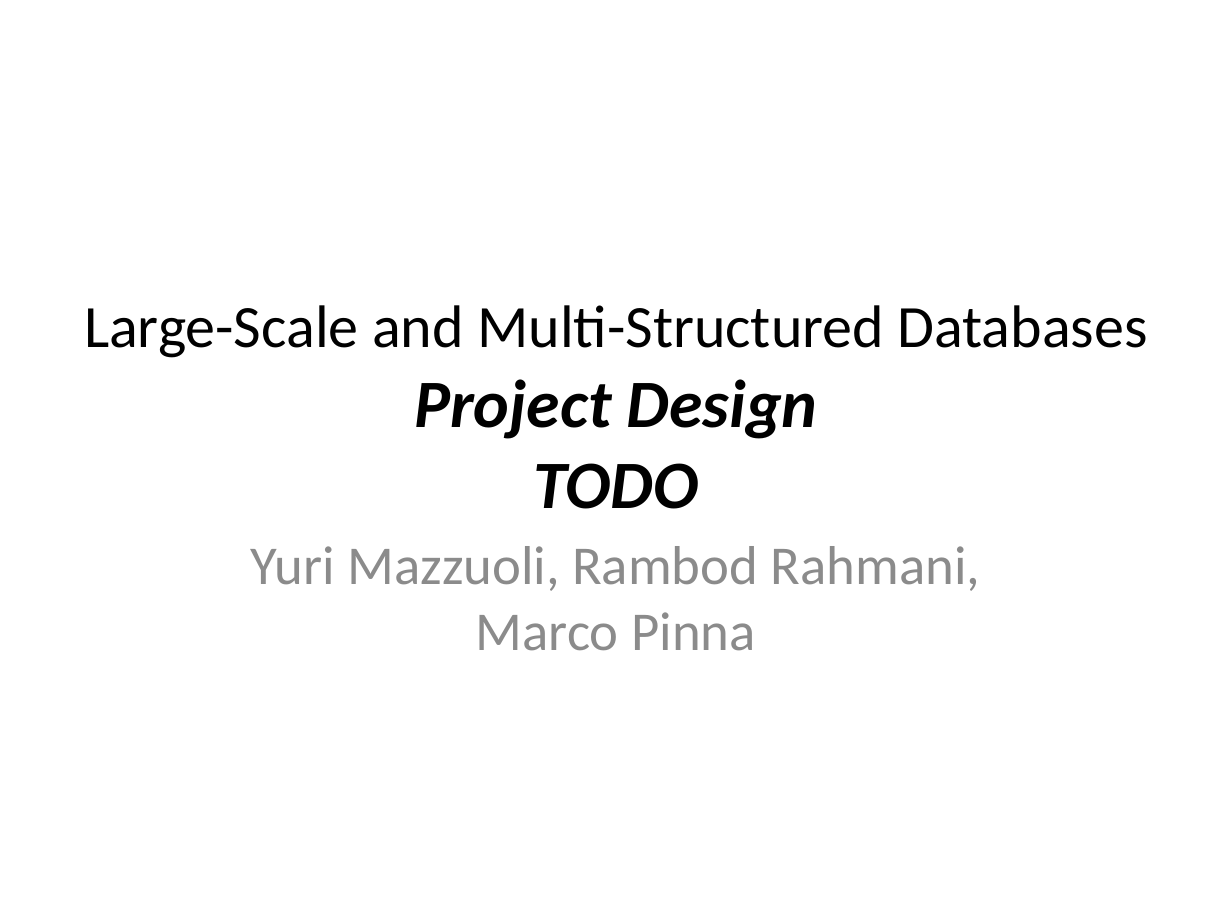
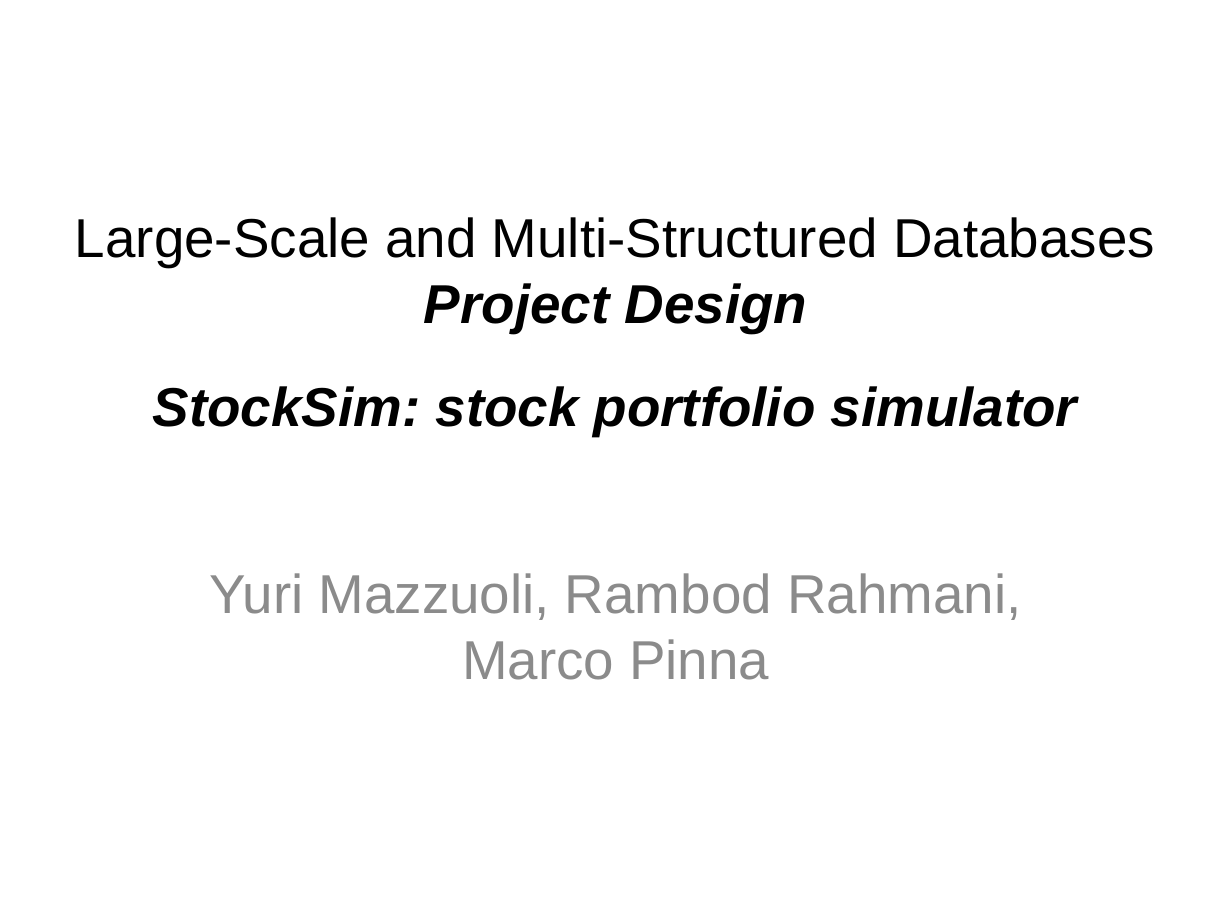
Before and after one commit to rambodrahmani/stocksim, a slide deck: slide 1 of documentation/stocksim_preliminary_presentation.pptx. Drawn at 1232x924 pixels with LibreOffice and Linux fonts; fonts in the diff are those of the drawing; background and template pictures are left out. Boxes give left, top, right and bottom in pixels: in the first picture for what was removed or moved away, otherwise in the second. Text is boxed around its words. In the diff, an @@ line names an element or a change of style, - is before the commit and + after.

```diff
--- a/documentation/stocksim_preliminary_presentation.pptx
+++ b/documentation/stocksim_preliminary_presentation.pptx
@@ text at (75,217,1155,436): text changed; size 35.1 to 32 pt; font Calibri to Arial; bold on; italic on @@
-Large-Scale and Multi-Structured Databases
-Project Design
-TODO
+Large-Scale and Multi-Structured Databases
+Project Design
+StockSim: stock portfolio simulator
@@ text "Yuri Mazzuoli, Rambod Rahmani, Marco ...": place and size @@
-text "Yuri Mazzuoli, Rambod Rahmani, Marco ..." at (251,546,981,651)
+text "Yuri Mazzuoli, Rambod Rahmani, Marco ..." at (209,573,1021,680)
@@ text "Yuri Mazzuoli, Rambod Rahmani, Marco ..." at (209,573,1021,680): font Calibri to Arial, text colour #8C8C8C to #8B8B8B @@
```
Also in this commit, not shown: 7 other slides changed.
